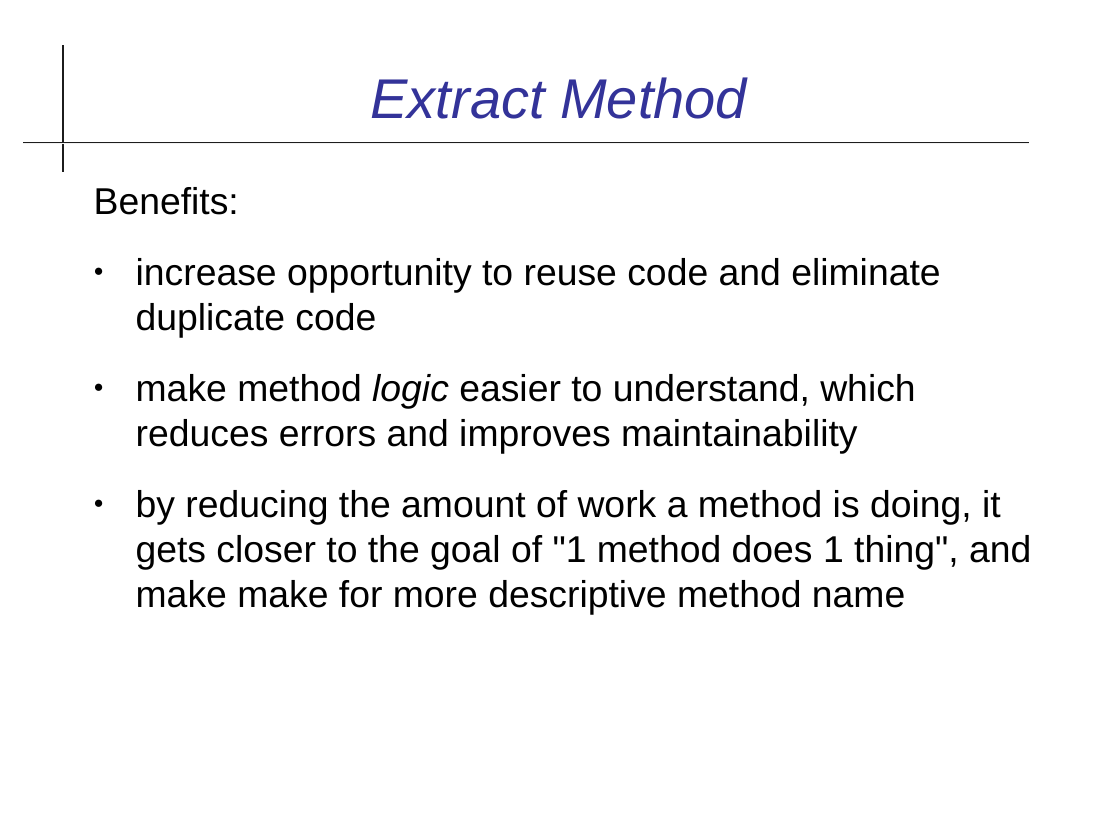
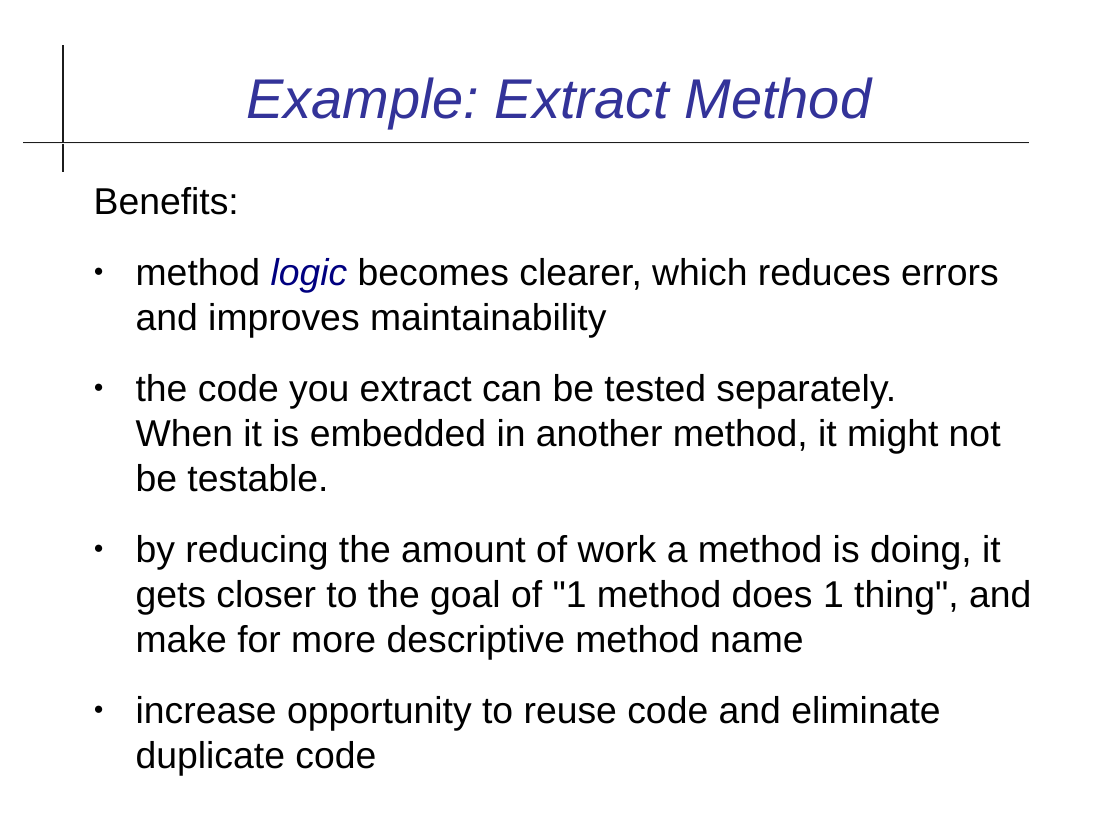
Before and after one commit to cpske/ISP, a slide deck: slide 20 of refactoring/Refactoring-Review.odp (slide 19 before the commit). Drawn at 1120x840 pixels with LibreOffice and Linux fonts; fonts in the diff are those of the drawing. Boxes give left, top, right and bottom in pixels: in the first picture for what was removed or moved away, otherwise in the second. Text is boxed around its words. In the diff, an @@ line names an element or a change of style, - is before the commit and + after.

```diff
--- a/refactoring/Refactoring-Review.odp
+++ b/refactoring/Refactoring-Review.odp
@@ title at bbox=[246, 77, 872, 128]: text changed @@
-Extract Method
+Example: Extract Method
@@ text at bbox=[136, 258, 1031, 660]: paragraphs added @@
+● method logic becomes clearer, which reduces errors and improves maintainability
+● the code you extract can be tested separately.
+  When it is embedded in another method, it might not be testable.
+● by reducing the amount of work a method is doing, it gets closer to the goal of "1 method does 1 thing", and make for more descriptive method name
@@ text at bbox=[136, 374, 1031, 615]: paragraphs removed @@
-● make method logic easier to understand, which reduces errors and improves maintainability
-● by reducing the amount of work a method is doing, it gets closer to the goal of "1 method does 1 thing", and make make for more descriptive method name
```
Also in this commit, not shown: 15 other slides changed, 3 slides added, 1 slide removed, 6 other files.
